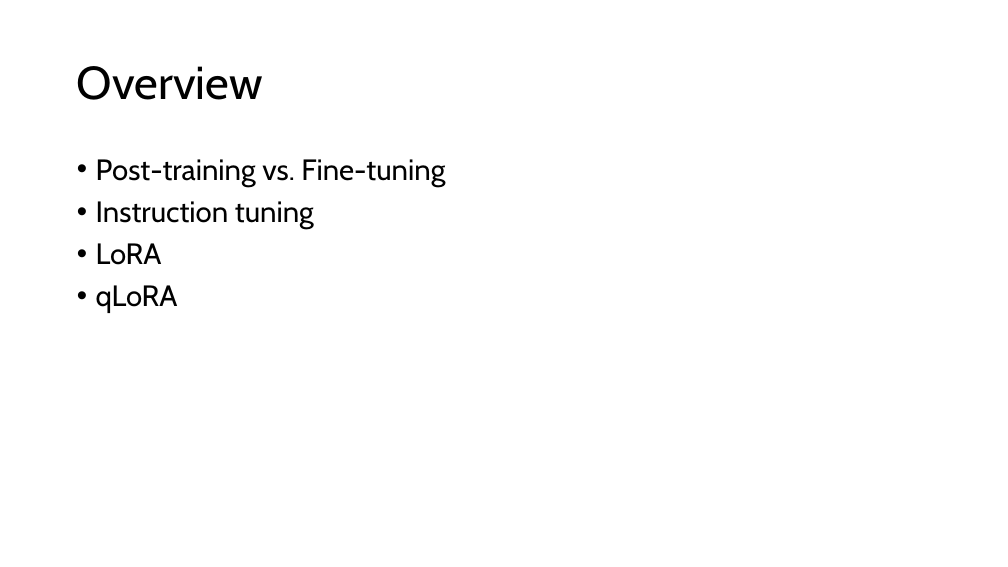
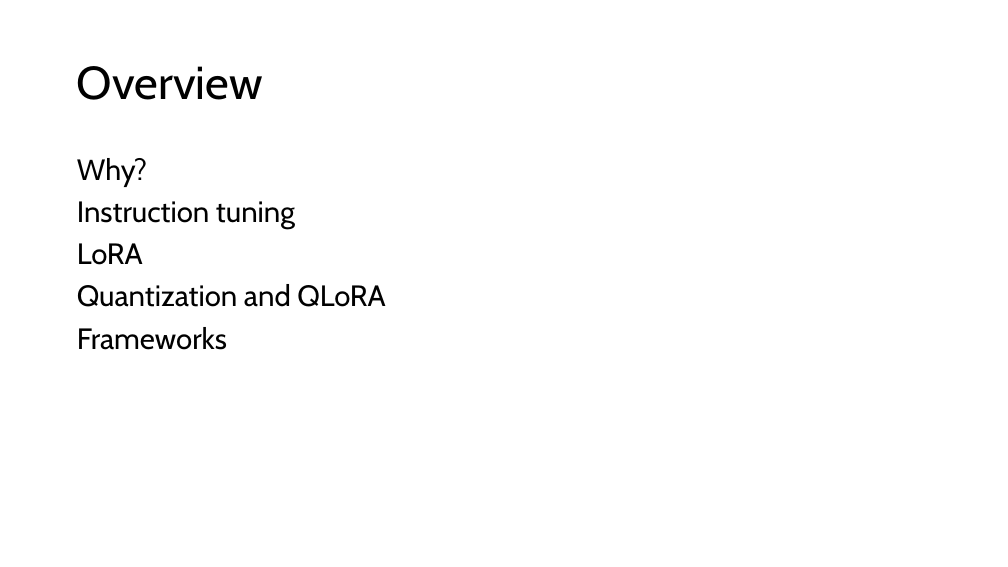
Before and after one commit to acceleratescience/large-language-models, a slide deck: slide 2 of slides/7-finetuning.pptx (slide 4 before the commit). Drawn at 1008x567 pixels with LibreOffice and Linux fonts; fonts in the diff are those of the drawing. Boxes give left, top, right and bottom in pixels: in the first picture for what was removed or moved away, otherwise in the second. Text is boxed around its words. In the diff, an @@ line names an element or a change of style, - is before the commit and + after.

```diff
--- a/slides/7-finetuning.pptx
+++ b/slides/7-finetuning.pptx
@@ text at (77, 158, 147, 187): text changed @@
-• Post-training vs. Fine-tuning
+Why?
@@ text at (77, 201, 295, 265): bullet • to none @@
@@ text at (77, 284, 385, 350): text changed @@
-• qLoRA
+Quantization and QLoRA
+Frameworks
```
Also in this commit, not shown: 3 other slides changed, 16 slides added, 9 slides removed, 23 other files.
